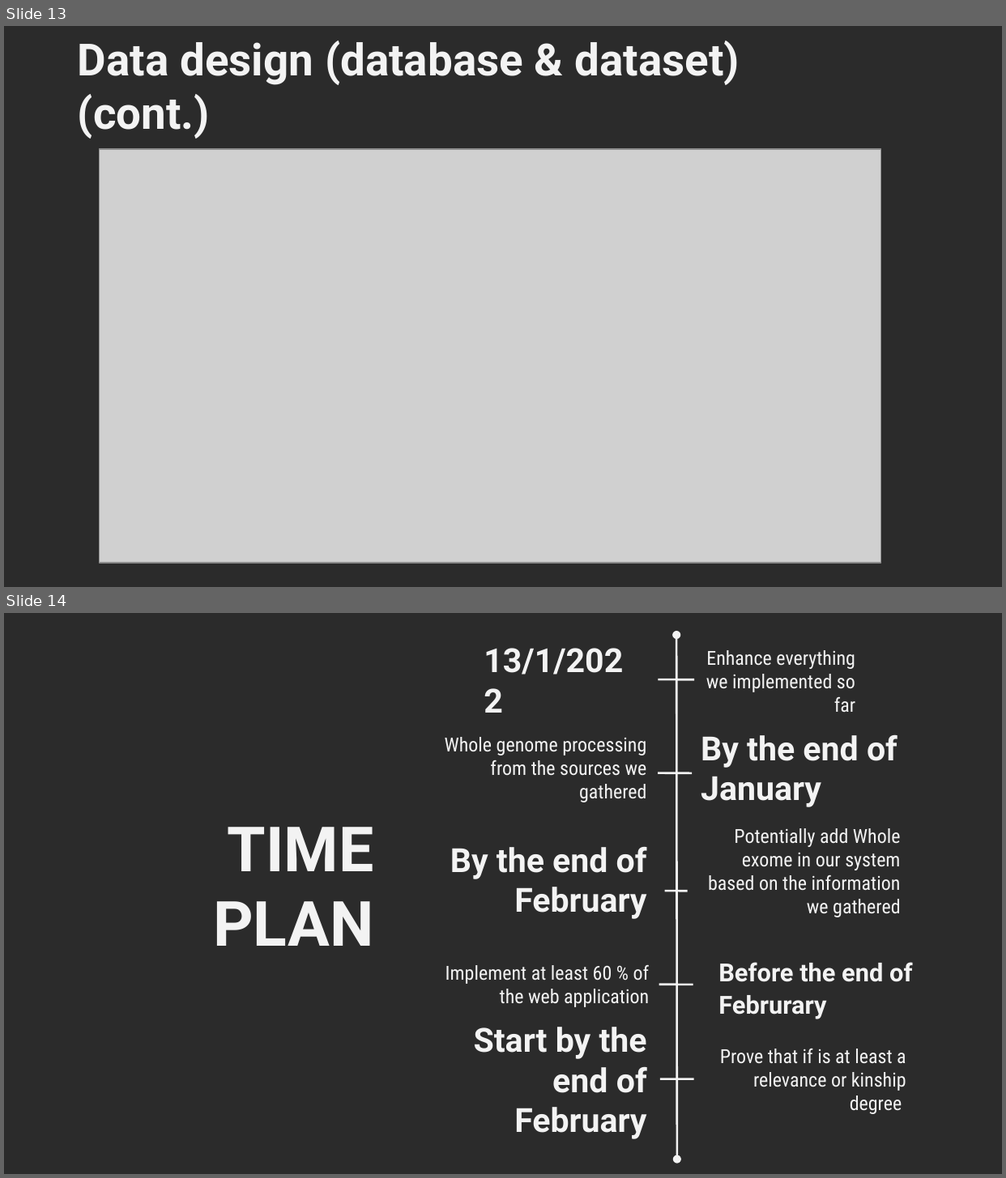
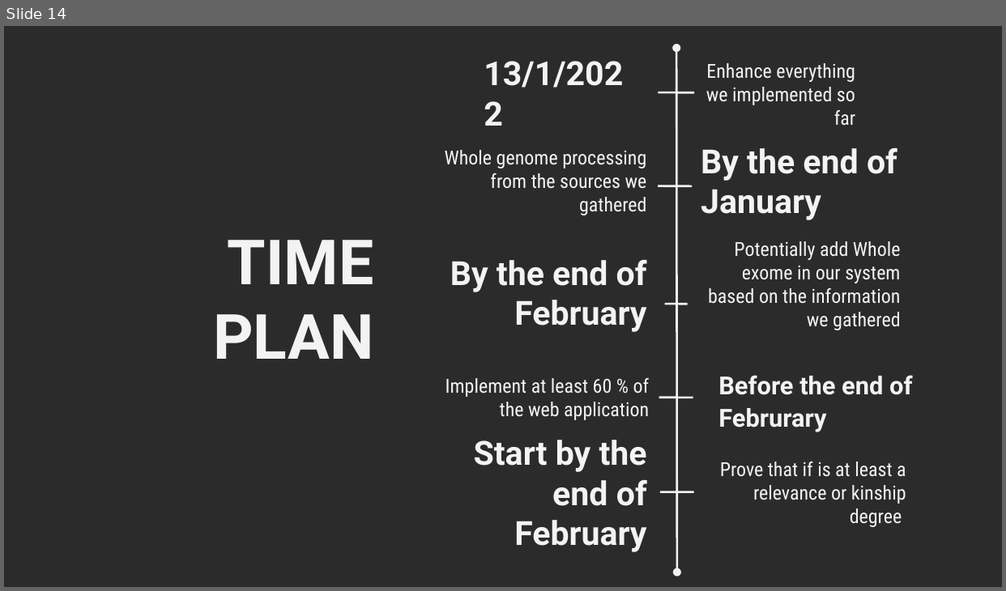
Before and after one commit to YoussifAssem/Genatac, a slide deck: E-Genetics/presentations/new presentation.pptx. Shown one above the other, each under a label of ours: slides 13 and 14 before the commit, slide 14 after it. The pictures are 1006x1178 and 1006x591 pixels, drawn with LibreOffice and Linux fonts; fonts in the diff are those of the drawing; grey boxes stand for pictures; background and template pictures are left out; a plain dark background stands for a picture behind light text. Boxes give left, top, right and bottom in pixels: in the first picture for what was removed or moved away, otherwise in the second. Text is boxed around its words. In the diff, an @@ line names an element or a change of style, - is before the commit and + after.

```diff
--- a/E-Genetics/presentations/new presentation.pptx
+++ b/E-Genetics/presentations/new presentation.pptx
@@ slide 13 removed at [4,26,1002,587], background picture (left out) @@
@@ text removed at [78,41,739,139] @@
-Data design (database & dataset) (cont.)
@@ picture removed at [99,150,881,564] @@
```
Also in this commit, not shown: 3 slides changed, 2 slides added, 1 other slide removed.
